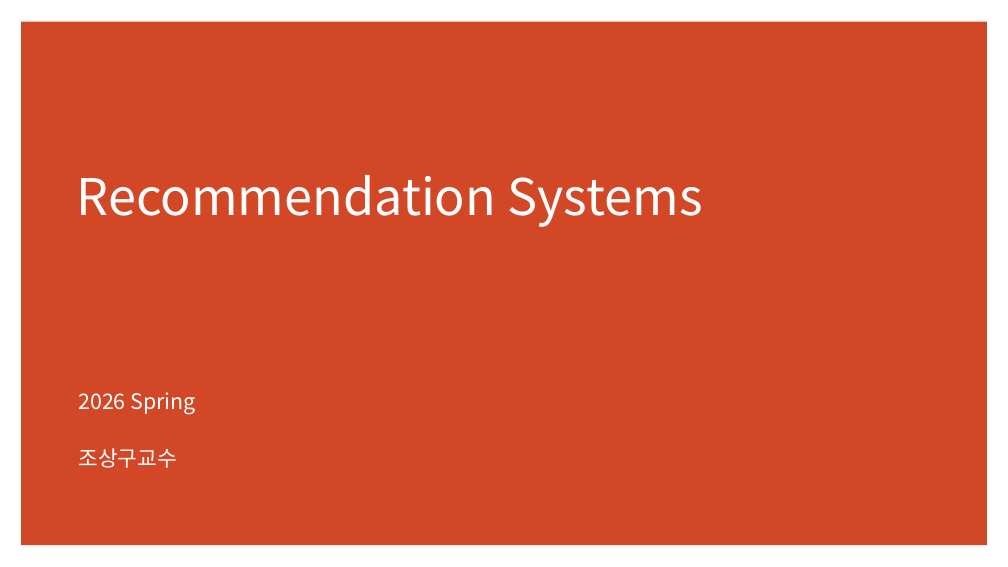
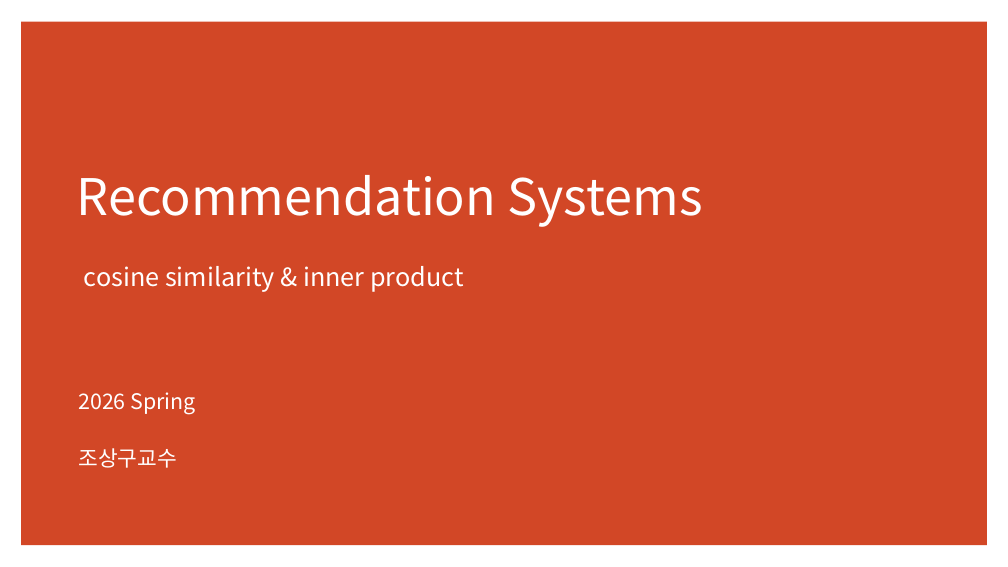
Before and after one commit to ancestor9/mathematics-for-machine-learning, a slide deck: slide 1 of Linear_Algebra/w8_Recommendation System.pptx. Drawn at 1008x567 pixels with LibreOffice and Linux fonts; fonts in the diff are those of the drawing. Boxes give left, top, right and bottom in pixels: in the first picture for what was removed or moved away, otherwise in the second. Text is boxed around its words. In the diff, an @@ line names an element or a change of style, - is before the commit and + after.

```diff
--- a/Linear_Algebra/w8_Recommendation System.pptx
+++ b/Linear_Algebra/w8_Recommendation System.pptx
@@ subtitle added at [84,266,463,292], 24 pt, text #FFFFFF @@
+cosine similarity & inner product
```
Also in this commit, not shown: 7 other slides changed, 8 slides added, 3 slides removed.
